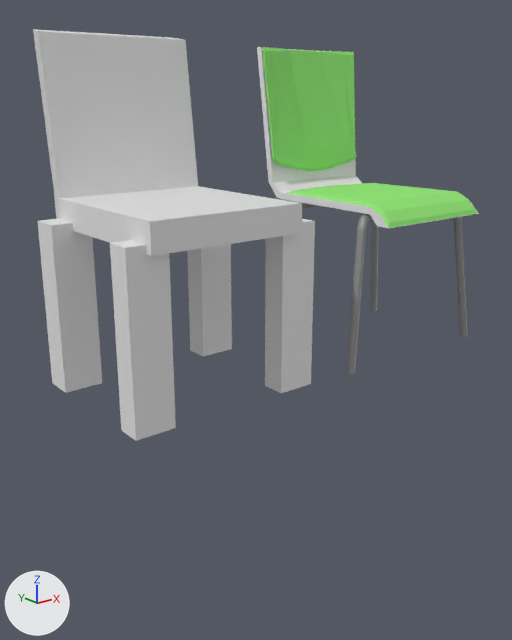
The Blender file robert_gazebo/cad/classroom_chair.blend, before and after one commit.
Rendered twice from a 50 mm lens placed at (-4.37, -6.92, 3.34), pointed at (1.18, 0.03, 0.57). The lights are fixed; the arrows at lower left show +X, +Y and +Z.
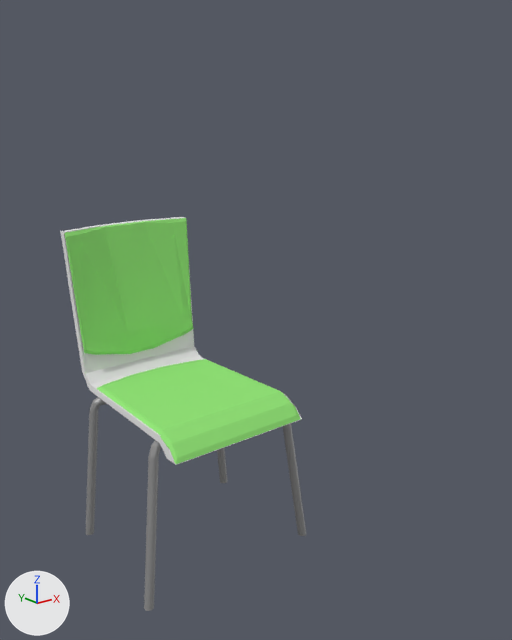
The change, as JSON lines over the scene's bpy script:
```json
{"block": "me_cylinder", "where": "# used by ob_cylinder; location = (2.94, -0.3, 0.0); scale = (0.0556, 0.0556, 1.2)"}
{"op": "remove", "block": "me_cylinder", "code": "me_cylinder.from_pydata(...)  # 768 vertices, 648 faces; spans x -22.5..20.9, y -17.1..16.7, z 0.1..1.7"}
{"op": "add", "block": "me_cylinder", "code": "me_cylinder.from_pydata(...)  # 928 vertices, 788 faces; spans x -21.6..21.8, y -21.9..24.8, z -1.8..1.5"}
{"block": "me_cylinder", "change": "me_cylinder part 1: the loose piece of 192 vertices spanning x -20.2..-9.1, y 10.2..16.7, z 0.1..1.7 is moved by (1.0, -1.4, -1.8)"}
{"block": "me_cylinder", "change": "me_cylinder part 2: the loose piece of 192 vertices spanning x 8.3..20.9, y -17.1..-10.5, z 0.1..1.7 is moved by (1.0, -1.4, -1.8)"}
{"block": "me_cylinder", "change": "me_cylinder part 3: the loose piece of 192 vertices spanning x -22.5..-9.6, y -16.8..-10.1, z 0.1..1.7 is moved by (1.0, -1.4, -1.8)"}
{"block": "me_cylinder", "change": "me_cylinder part 4: the loose piece of 192 vertices spanning x 7.6..20.5, y 9.6..15.8, z 0.1..1.7 is moved by (1.0, -1.4, -1.8)"}
{"block": "me_cylinder", "change": "me_cylinder part 5: a new loose piece of 60 vertices spanning x -16.0..15.9, y -21.9..14.5, z -0.3..0.0, in mat_material (green #96e77b)"}
{"block": "me_cylinder", "change": "me_cylinder part 6: a new loose piece of 56 vertices spanning x -16.0..16.0, y -21.9..24.8, z -0.3..1.5, in mat_material_001 (white #e7e7e7)"}
{"block": "me_cylinder", "change": "me_cylinder part 7: a new loose piece of 36 vertices spanning x -15.7..15.8, y 17.0..23.2, z 0.1..1.5, in mat_material (green #96e77b)"}
{"op": "add", "block": "me_cylinder", "code": "me_cylinder.materials.append(mat_material)  # green #96e77b"}
{"op": "add", "block": "me_cylinder", "code": "me_cylinder.materials.append(mat_material_001)  # white #e7e7e7"}
{"op": "remove", "block": "ob_cube_003", "code": ["ob_cube_003 = bpy.data.objects.new('Cube.003', me_cube_003)", "ob_cube_003.location = (-0.18, -0.26, 4.82)"]}
{"op": "set", "path": "ob_cylinder.location", "old": "(2.94, -0.3, 0.0)", "new": "(0.0, 0.0, 0.0)"}
{"op": "remove", "block": "ob_cube_001", "code": ["ob_cube_001 = bpy.data.objects.new('Cube.001', me_cube_001)", "ob_cube_001.parent = ob_cylinder", "ob_cube_001.matrix_parent_inverse = Matrix(((17.99, 0.0, 0.0, 0.0), (0.0, 17.99, 0.0, 0.0), (0.0, 0.0, 0.835, 0.0), (0.0, 0.0, 0.0, 1.0)))", "ob_cube_001.location = (0.118, 0.161, 2.923)"]}
{"op": "remove", "block": "ob_cube", "code": ["ob_cube = bpy.data.objects.new('Cube', me_cube)", "ob_cube.parent = ob_cylinder", "ob_cube.matrix_parent_inverse = Matrix(((17.99, 0.0, 0.0, 0.0), (0.0, 17.99, 0.0, 0.0), (0.0, 0.0, 0.835, 0.0), (0.0, 0.0, 0.0, 1.0)))", "ob_cube.location = (0.118, 0.161, 2.923)"]}
{"op": "remove", "block": "ob_cube_002", "code": ["ob_cube_002 = bpy.data.objects.new('Cube.002', me_cube_002)", "ob_cube_002.parent = ob_cylinder", "ob_cube_002.matrix_parent_inverse = Matrix(((17.99, 0.0, 0.0, 0.0), (0.0, 17.99, 0.0, 0.0), (0.0, 0.0, 0.835, 0.0), (0.0, 0.0, 0.0, 1.0)))", "ob_cube_002.location = (0.118, 0.161, 2.923)"]}
```

Changed parts and their boxes (x1, y1, x2, y2) in the pictures (512 x 640 px; the box of a moved part takes in the faces that stretch with it):
```json
{"object": "Cube.003", "change": "deleted", "before": [33, 29, 315, 441]}
{"object": "Cylinder", "change": "reshaped, moved", "before": [289, 200, 468, 374], "after": [60, 217, 306, 611]}
{"object": "Cube.002", "change": "deleted", "before": [262, 47, 356, 171], "on screen": "green"}
{"object": "Cube.001", "change": "deleted", "before": [287, 183, 478, 228], "on screen": "green"}
{"object": "Cube", "change": "deleted", "before": [257, 47, 479, 228]}
{"part": 1, "of": "me_cylinder", "change": "moved or reshaped", "before": [289, 200, 314, 208], "after": [86, 397, 107, 535]}
{"part": 2, "of": "me_cylinder", "change": "moved or reshaped", "before": [453, 217, 468, 337], "after": [283, 423, 306, 536]}
{"part": 3, "of": "me_cylinder", "change": "moved or reshaped", "before": [346, 214, 374, 374], "after": [144, 440, 162, 611]}
{"part": 4, "of": "me_cylinder", "change": "moved or reshaped", "before": [370, 221, 379, 311], "after": [217, 447, 227, 483]}
{"part": 5, "of": "me_cylinder", "change": "added", "after": [97, 359, 301, 464], "on screen": "green"}
{"part": 6, "of": "me_cylinder", "change": "added", "after": [60, 217, 302, 465]}
{"part": 7, "of": "me_cylinder", "change": "added", "after": [65, 218, 194, 355], "on screen": "green"}
```
